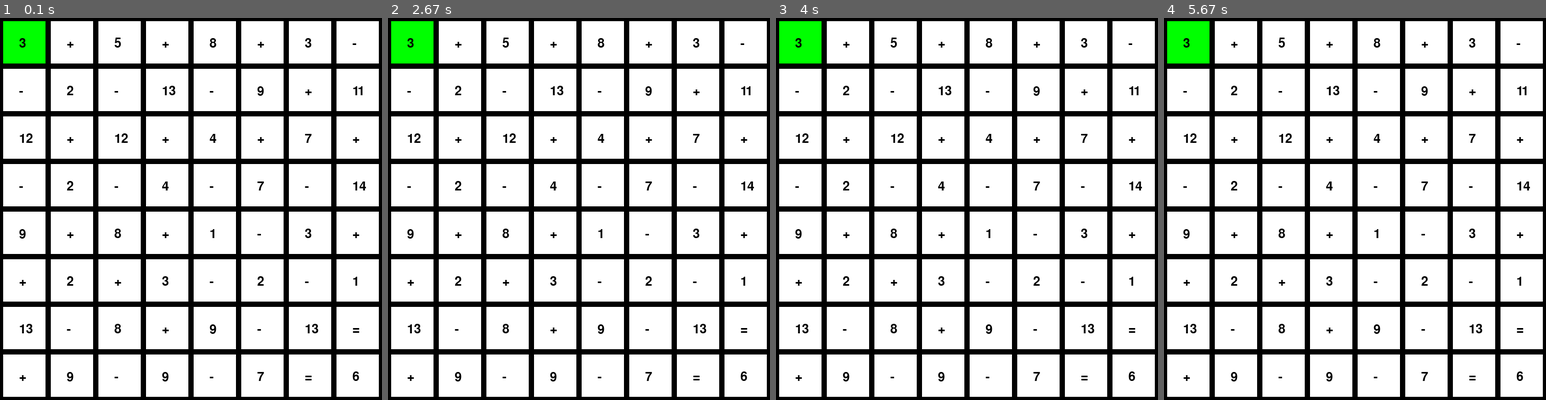
Above: before the commit, frames 1-4 (left to right).
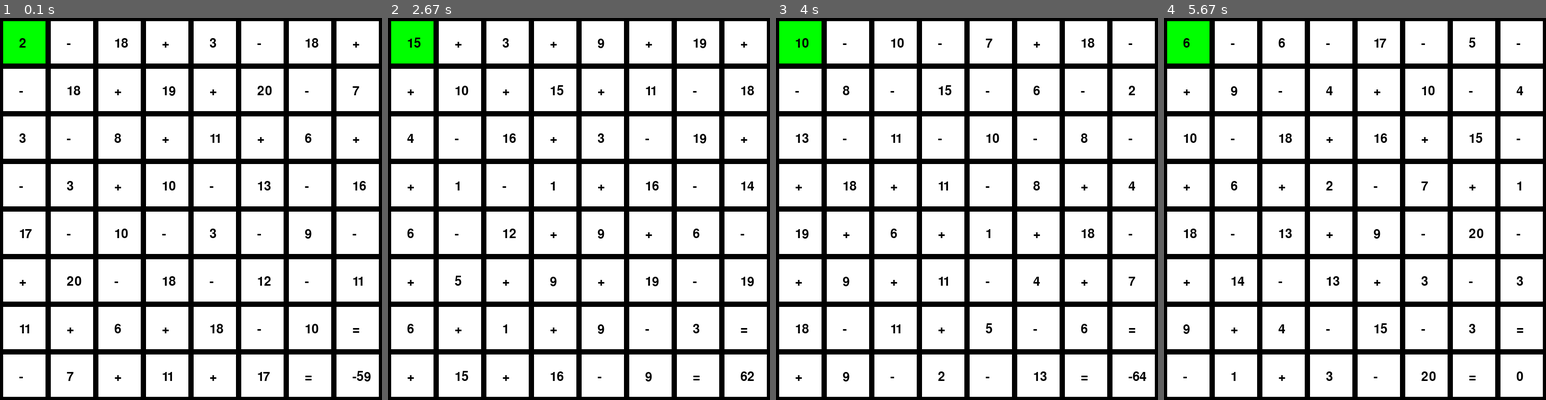
Above: after the commit, the same moments.

Repository: nurda0405/MathSolver-pygame-
Game: pygame game, started from math_solver.py
The game is run twice, just before and just after one commit, with the same random seed, the same clock (stepped at 60 frames per second) and the same inputs.
Inputs (mouse positions are in pixels of both pictures, inside the frame that each line leads up to):
- Up to frame 1 (0.1 s): no input
- Up to frame 2 (2.67 s): tap Keypad Enter at 0.33, 2, 2.4 s; click (410, 40) at 0.72 s; hold Space 1-1.47 s; hold F5 from 2.33 s (still down)
- Up to frame 3 (4 s): tap Keypad Enter at 2.7, 3.9 s; release F5 at 2.8 s; hold F5 from 3.83 s (still down)
- Up to frame 4 (5.67 s): tap Keypad Enter at 4.2, 5.47 s; release F5 at 4.3 s; hold F5 from 5.4 s (still down)

The runs differ from the first frame. In frame 1, 1.5% of the frame differs, in the area x 4-98%, y 5-96%; in frame 2, 1.3%; in frame 3, 1.3%; in frame 4, 1.4%.

Commit message:
restart + show path + erase events done

Diff:
--- a/math_solver.py
+++ b/math_solver.py
@@ -19,7 +19,7 @@
                 if not self.reached:
                     i = d[0]
                     j = d[1]
-                    if -1 < x + i < 8 and -1 < y + j < 8:
+                    if -1 < x + i < self.row and -1 < y + j < self.col:
                         if not [x + i, y + j] in path:
                             self.find_path(x + i, y + j, path + [[x, y]])
             #the reason why my previous program didn't worked correctly is that I had to not save the values in the var …(574 unchanged characters)…
@@ -40,7 +40,7 @@
         else:
             self.grid[self.row - 1][self.col - 1] = sum
 
-    def __init__(self, row, col):
+    def __init__(self, row, col, min, max):
         self.row = row
         self.col = col
         self.path = []
@@ -55,7 +55,7 @@
                 if (i + j) % 2:
                     self.grid[i][j] = random.choice(['+', '-'])
                 else:
-                    self.grid[i][j] = random.randint(1,15)
+                    self.grid[i][j] = random.randint(min, max)
         self.grid[self.row - 1][self.col - 2], self.grid[self.row - 2][self.col - 1] = "=", "="
 
         #finding a path until the last cell
@@ -68,12 +68,13 @@
         self.problem = ''
         for cell in self.path:
             self.problem += str(self.grid[cell[0]][cell[1]])
+
 class Cell(pygame.sprite.Sprite):
-    def __init__(self, gridX, gridY, screenX, screenY, value, width):
+    def __init__(self, gridX, gridY, screenY, screenX, value, width):
         pygame.sprite.Sprite.__init__(self)
         self.value = str(value)
         self.width = width
-        self.gridX, self.gridY = gridX, gridY
+        self.gridRow, self.gridCol = gridX, gridY
         self.screenX, self.screenY = screenX, screenY
         self.rect = (self.screenX, self.screenY)
         self.ticked = False
@@ -88,45 +89,74 @@
     def click(self):
         if not self.ticked and self.isAdjacent():
             self.image.fill((0,255,0))
-            player_path.append([self.gridX, self.gridY])
+            player_path.append([self.gridRow, self.gridCol])
             self.ticked = True
             self.draw()
+            print(player_path)
+            if self.gridRow == row - 1 and self.gridCol == col - 1:
+                if player_path == game.path:
+                    print("You win!")
+                else:
+                    print("Try again...")
+                print('\n', player_path, '\n', game.path)
 
     def isAdjacent(self):
-        lastX, lastY = player_path[-1][0], player_path[-1][1]
-        if abs(lastX - self.gridX) <= 1 and abs(lastY - self.gridY) <= 1:
-            if not (abs(lastX - self.gridX) == 1 and abs(lastY - self.gridY) == 1):
+        lastRow, lastCol = player_path[-1][0], player_path[-1][1]
+        if abs(lastRow - self.gridRow) <= 1 and abs(lastCol - self.gridCol) <= 1:
+            if not (abs(lastRow - self.gridRow) == 1 and abs(lastCol - self.gridCol) == 1):
                 return True
         return False
-    def remove(self):
-        self.ticked = False
-        self.image.fill((255,255,255))
-        self.draw()
 
     def draw(self):
         screen.blit(self.image, (self.screenX, self.screenY))
         screen.blit(self.text, (self.textX, self.textY))
 
+    def change_state(self):
+        if self.ticked:
+            self.image.fill((255,255,255))
+            self.ticked = False
+        else:
+            self.image.fill((0,255,0))
+            self.ticked = True
+        self.draw()
+
+def restart():
+    game.__init__(row, col, min, max)
+    for i in range(len(player_path) - 1):
+        player_path.pop()
+    for i in range(row): #creating cells
+        for j in range(col):
+            cell = Cell(i, j, coordinates[i], coordinates[j], game.grid[i][j], width)
+            cells[i][j] = cell
+    cells[0][0].click()
+    player_path.pop()
+    print(game.path)
+
+def erase():
+    while len(player_path) > 1:
+        cell= player_path.pop()
+        cells[cell[0]][cell[1]].change_state()
+
+def change_state(list_cells):
+    for cell in list_cells:
+        cells[cell[0]][cell[1]].change_state()
+
 pygame.init()
-screen = pygame.display.set_mode((730,730))
-font = pygame.font.Font('freesansbold.ttf',24)
-
-
 row = 8
 col = 8
 width = 80
-game = Game(8, 8)
+min = 1
+max = 20
+coordinates = [10 + 90 * i for i in range(row)]
+
+screen = pygame.display.set_mode((coordinates[row - 1] + width + 10, coordinates[col - 1] + width + 10))
+font = pygame.font.Font('freesansbold.ttf',24)
+
+game = Game(row, col, min, max)
 player_path = [[0, 0]]
 cells = [[0 for i in range(col)] for j in range(row)]
-coordinates = [10 + 90 * i for i in range(row)]
-
-for i in range(row): #creating cells
-    for j in range(col):
-        cell = Cell(i, j, coordinates[i], coordinates[j], game.grid[i][j], width)
-        cells[i][j] = cell
-
-cells[0][0].click()
-player_path.pop()
+restart()
+
 
 run = True
 
@@ -139,13 +169,32 @@
             mouseX, mouseY = pygame.mouse.get_pos()
             for i in range(row):
                 for j in range(col):
-                    if coordinates[i] <= mouseX <= coordinates[i] + width and coordinates[j] <= mouseY <= coordinates[j] + width: #i and j swaped?
+                    if coordinates[i] <= mouseY <= coordinates[i] + width and coordinates[j] <= mouseX <= coordinates[j] + width: #i and j swaped?
                         cells[i][j].click()
+                        print(i, j) #correct
 
         if event.type == pygame.KEYDOWN:
             if event.key == pygame.K_z:
                 if len(player_path) > 1:
                     gridX, gridY = player_path[-1][0], player_path[-1][1]
                     player_path.pop()
-                    cells[gridX][gridY].remove()
+                    cells[gridX][gridY].change_state()
+            if event.key == pygame.K_F5:
+                restart()
+            if event.key == pygame.K_SPACE:
+                erase()
+            if event.key == pygame.K_KP_ENTER:
+                change_state(player_path)
+                change_state(game.path)
+
+        if event.type == pygame.KEYUP:
+            if event.key == pygame.K_KP_ENTER:
+                change_state(game.path)
+                change_state(player_path)
+
+
+
     pygame.display.update()
+
+#the error in restarting the game
+#the error in indexing of grid, when clicked the axes of the cell are swaped
